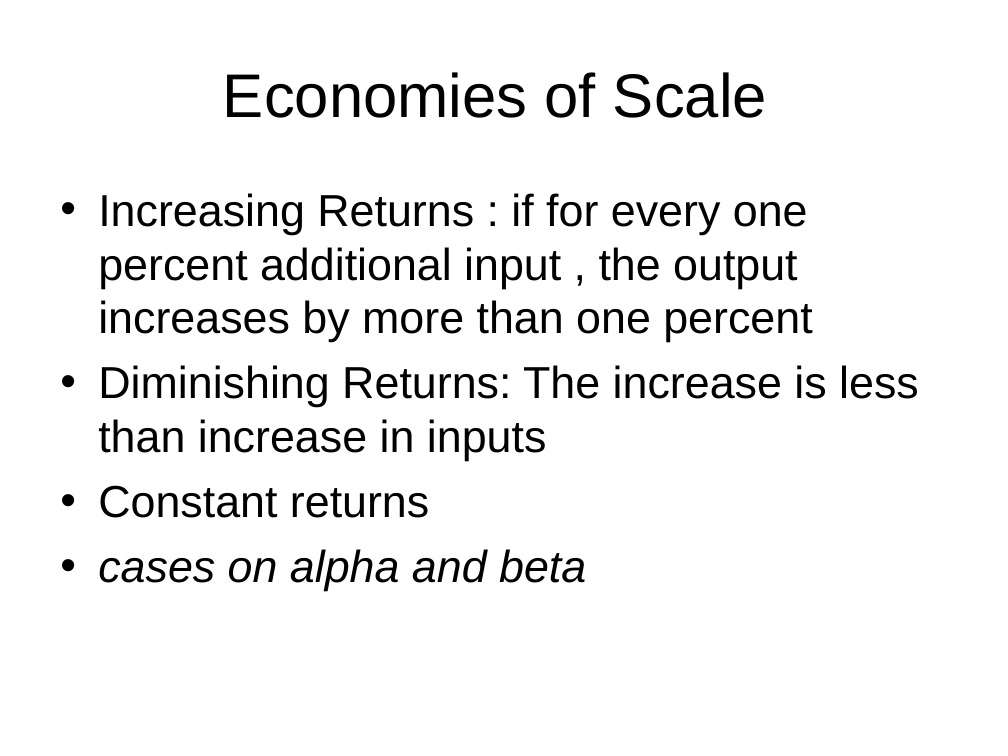
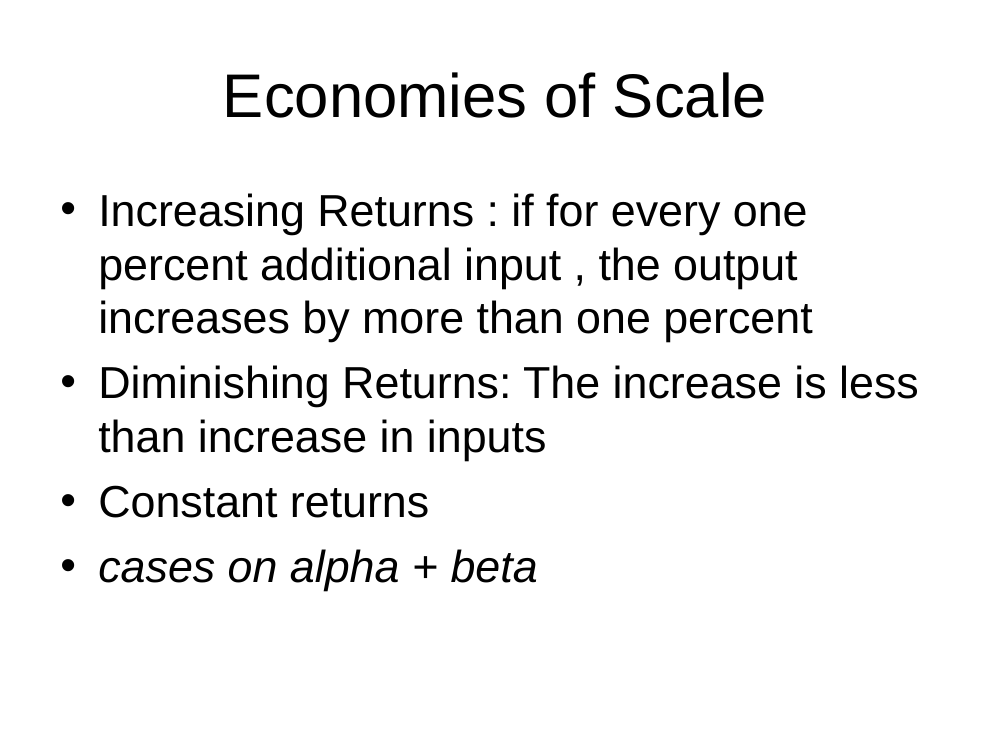
Before and after one commit to kautukraj/MacroEcon, a slide deck: slide 6 of lecture5.ppt. Drawn at 1008x756 pixels with LibreOffice and Linux fonts; fonts in the diff are those of the drawing; background and template pictures are left out. Boxes give left, top, right and bottom in pixels: in the first picture for what was removed or moved away, otherwise in the second. Text is boxed around its words. In the diff, an @@ line names an element or a change of style, - is before the commit and + after.

```diff
--- a/lecture5.ppt
+++ b/lecture5.ppt
@@ text at <box>98,549,538,591</box>: text changed @@
-• cases on alpha and beta
+• cases on alpha + beta
```
Also in this commit, not shown: 4 other slides changed, 14 other files.
